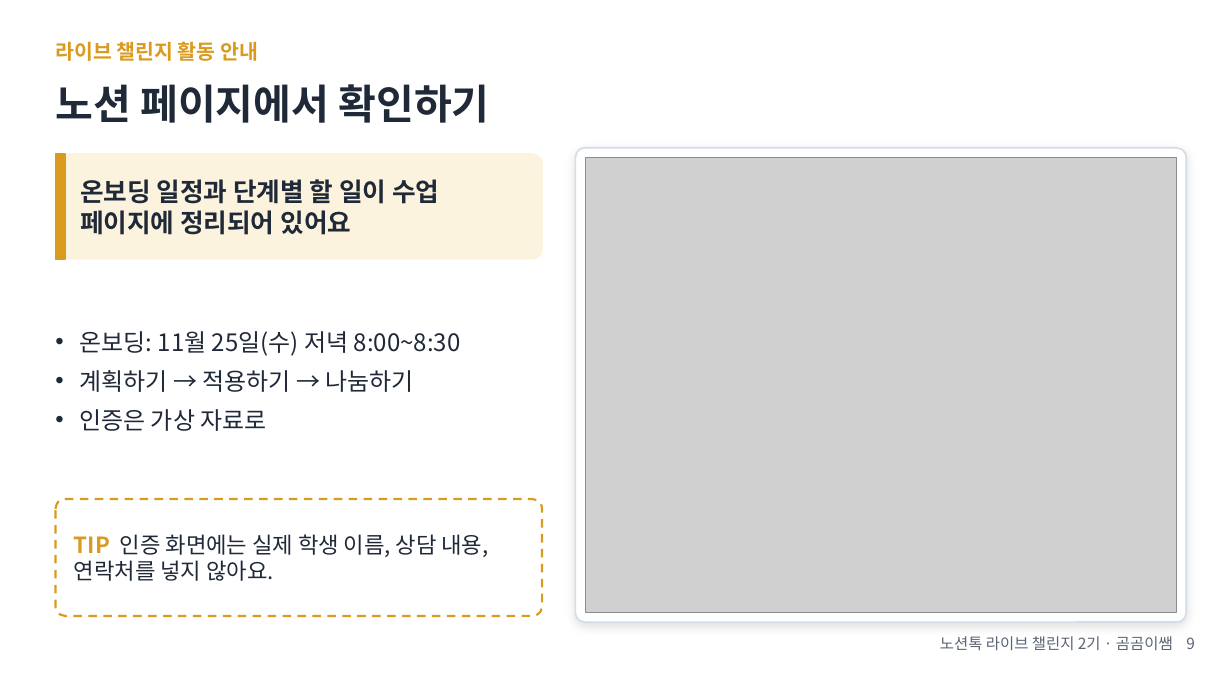
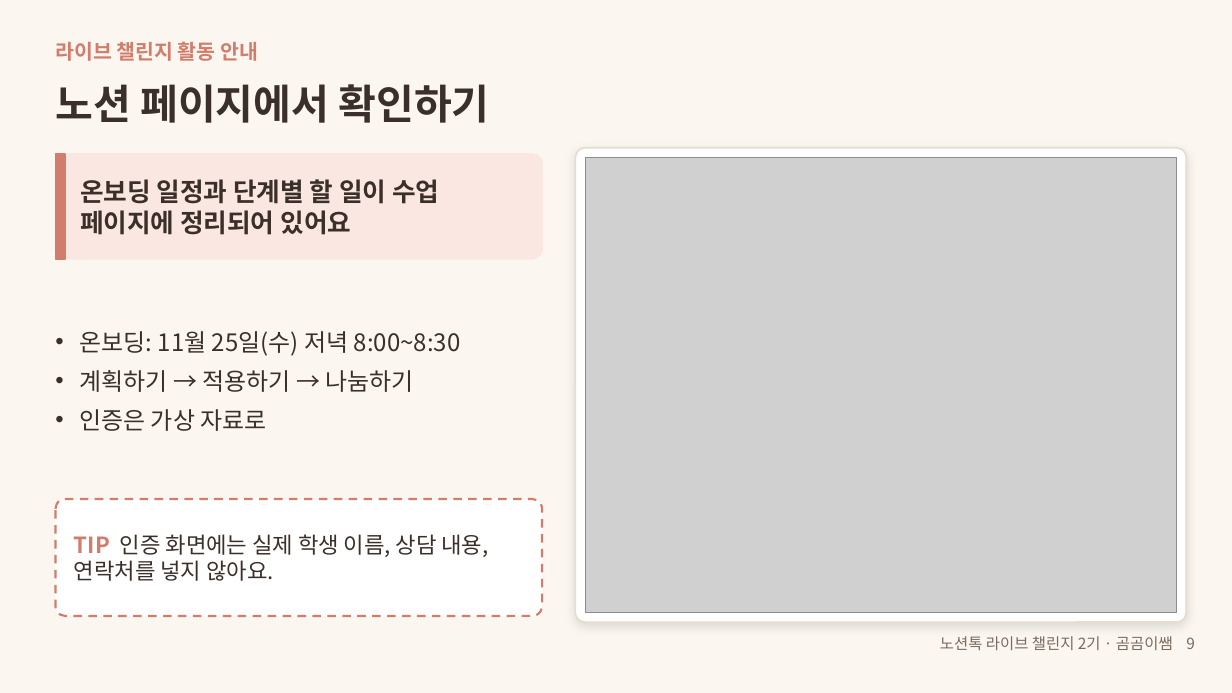
Before and after one commit to gomgomeet/skills, a slide deck: slide 9 of webinars/notiontalk-live-challenge-1/notiontalk-live-challenge-webinar.pptx. Drawn at 1232x693 pixels with LibreOffice and Linux fonts; fonts in the diff are those of the drawing; grey boxes stand for pictures. Boxes give left, top, right and bottom in pixels: in the first picture for what was removed or moved away, otherwise in the second. Text is boxed around its words. In the diff, an @@ line names an element or a change of style, - is before the commit and + after.

```diff
--- a/webinars/notiontalk-live-challenge-1/notiontalk-live-challenge-webinar.pptx
+++ b/webinars/notiontalk-live-challenge-1/notiontalk-live-challenge-webinar.pptx
@@ background #FFFFFF to #FBF7F0 @@
@@ text "라이브 챌린지 활동 안내" at [55, 41, 258, 61]: text colour #D99A1E to #D27D6B @@
@@ rounded rectangle at [575, 148, 1186, 622]: outline #D5DDE8 1 pt to #E6DCCF 1 pt @@
@@ rounded rectangle at [55, 154, 542, 259]: fill #FCF3DF to #FBE7E2; outline #FCF3DF 1 pt to #FBE7E2 1 pt @@
@@ rectangle at [55, 154, 65, 259]: fill #D99A1E to #D27D6B; outline #D99A1E 1 pt to #D27D6B 1 pt @@
@@ text colour #1F2937 to #3B2F2A in 3 elements at [55, 84, 490, 123], [80, 179, 439, 235], [79, 331, 461, 431] @@
@@ rounded rectangle at [55, 499, 542, 616]: outline #D99A1E 1.25 pt dashed to #D27D6B 1.25 pt dashed @@
@@ text "TIP 인증 화면에는 실제 학생 ..." at [74, 534, 489, 581]: text colour #D99A1E to #D27D6B in "TIP"; text colour #1F2937 to #3B2F2A @@
@@ text "노션톡 라이브 챌린지 2기 · ..." at [940, 636, 1195, 650]: text colour #5B6474 to #7A6A60 @@
```
Also in this commit, not shown: 46 other slides changed, 2 other files.
